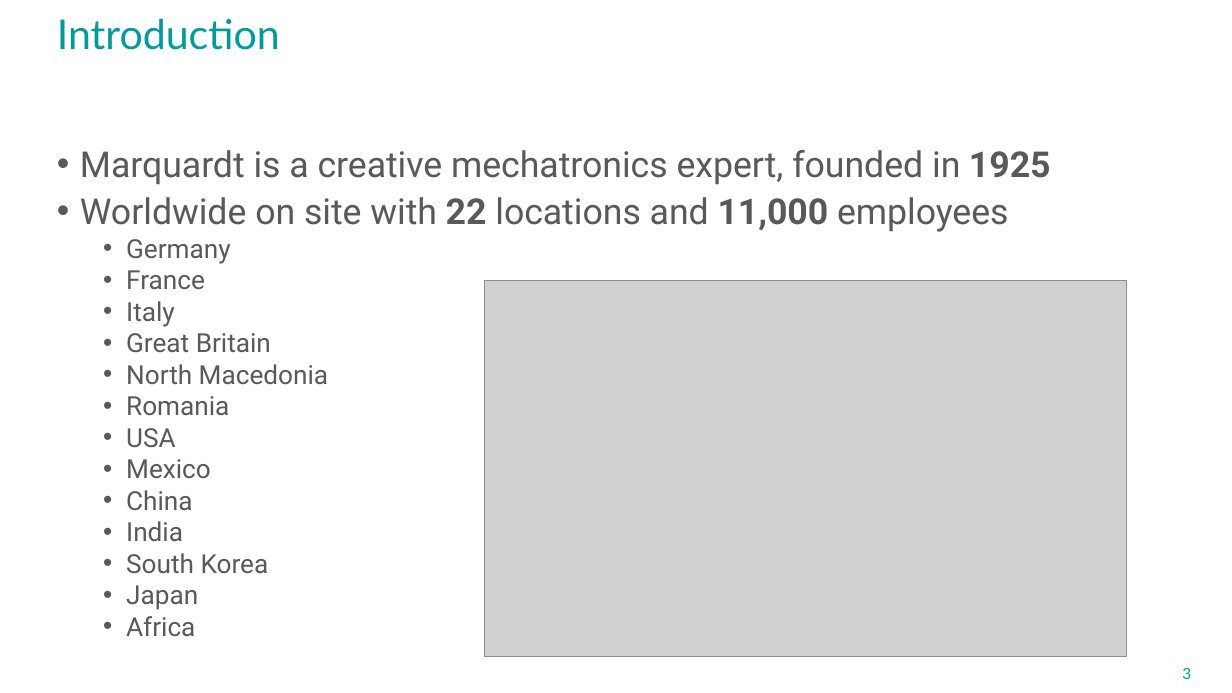
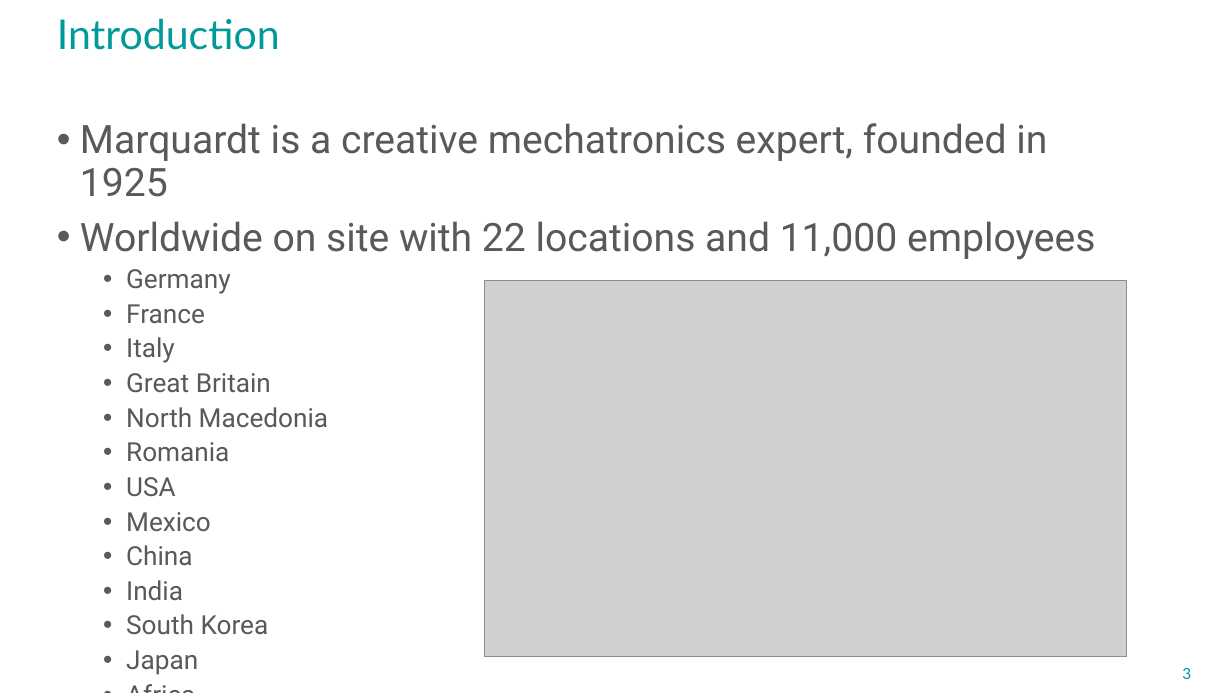
Before and after one commit to avengineers/SPLC2023, a slide deck: slide 3 of Challenges_at_Marquardt.pptx. Drawn at 1232x693 pixels with LibreOffice and Linux fonts; fonts in the diff are those of the drawing; grey boxes stand for pictures; background and template pictures are left out. Boxes give left, top, right and bottom in pixels: in the first picture for what was removed or moved away, otherwise in the second. Text is boxed around its words. In the diff, an @@ line names an element or a change of style, - is before the commit and + after.

```diff
--- a/Challenges_at_Marquardt.pptx
+++ b/Challenges_at_Marquardt.pptx
@@ text "Marquardt is a creative mechatronics ...": place and size @@
-text "Marquardt is a creative mechatronics ..." at <box>80,150,1051,636</box>
+text "Marquardt is a creative mechatronics ..." at <box>80,123,1096,675</box>
@@ text "Marquardt is a creative mechatronics ..." at <box>80,123,1096,675</box>: size 27.8 to 30.5 pt in "Marquardt is a creative mechatronics expert, founded ...", "Worldwide on site with 22 locations and ..."; bold off in "1925", "22 11,000"; line spacing 0.8 to 0.9 @@
```
Also in this commit, not shown: 8 other slides changed.
